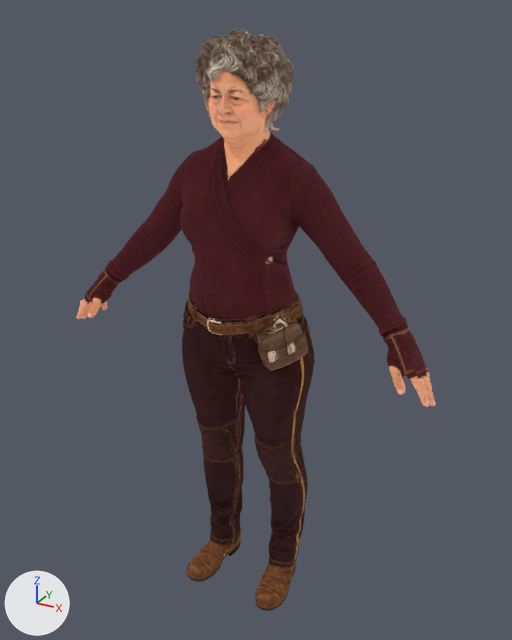
Two versions of the glTF model game/assets/characters/lena_ortiz/lena_ortiz.gltf, one commit apart.
Camera for both pictures: a camera (50 mm lens) standing at (0.927, -1.621, 1.746) and looking at (0.013, 0.04, 0.916). Lighting does not change. The marker at lower left points along +X, +Y and +Z. The first picture is the older version. Where no turn or scale is listed for an object, it has been applied to the vertices.

Names of what the first picture shows: 'char1'.
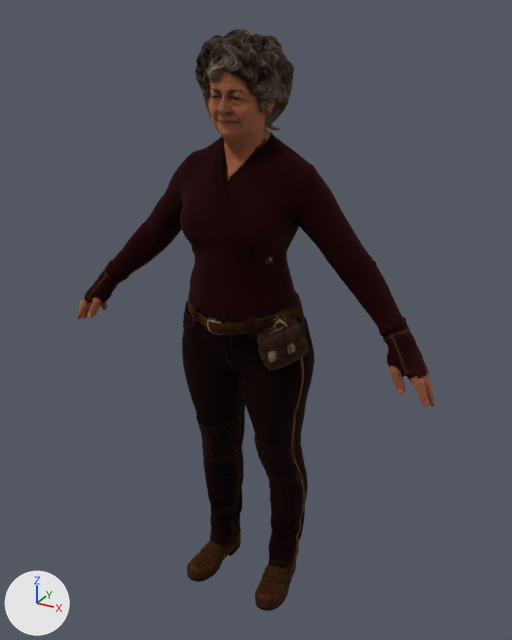
Where the change shows, as pixel boxes (x1, y1, x2, y2) in the pictures (512 x 640 px):
'char1', surface changed (darker)
    both: (76, 29, 436, 611)

What changed in the scene script:
```text
Change mat_material_1:
    where n0 = _N.new('ShaderNodeBsdfPrincipled'); n0.name = 'Principled BSDF'
    remove n0.inputs[28].default_value = 1.0  # 'Emission Strength'
    remove n3 = _N.new('ShaderNodeTexImage'); n3.name = 'Image Texture.001'
    remove n3.image = img_texture_0
    where n2 = _N.new('ShaderNodeTexImage'); n2.name = 'Image Texture'
    remove _L.new(n2.outputs[0], n0.inputs[27])  # 'Color' to 'Emission Color'
    remove _L.new(n3.outputs[0], n0.inputs[0])  # 'Color' to 'Base Color'
    remove _L.new(n3.outputs[1], n0.inputs[4])  # 'Alpha' to 'Alpha'
    add _L.new(n2.outputs[0], n0.inputs[0])  # 'Color' to 'Base Color'
    add _L.new(n2.outputs[1], n0.inputs[4])  # 'Alpha' to 'Alpha'
```
